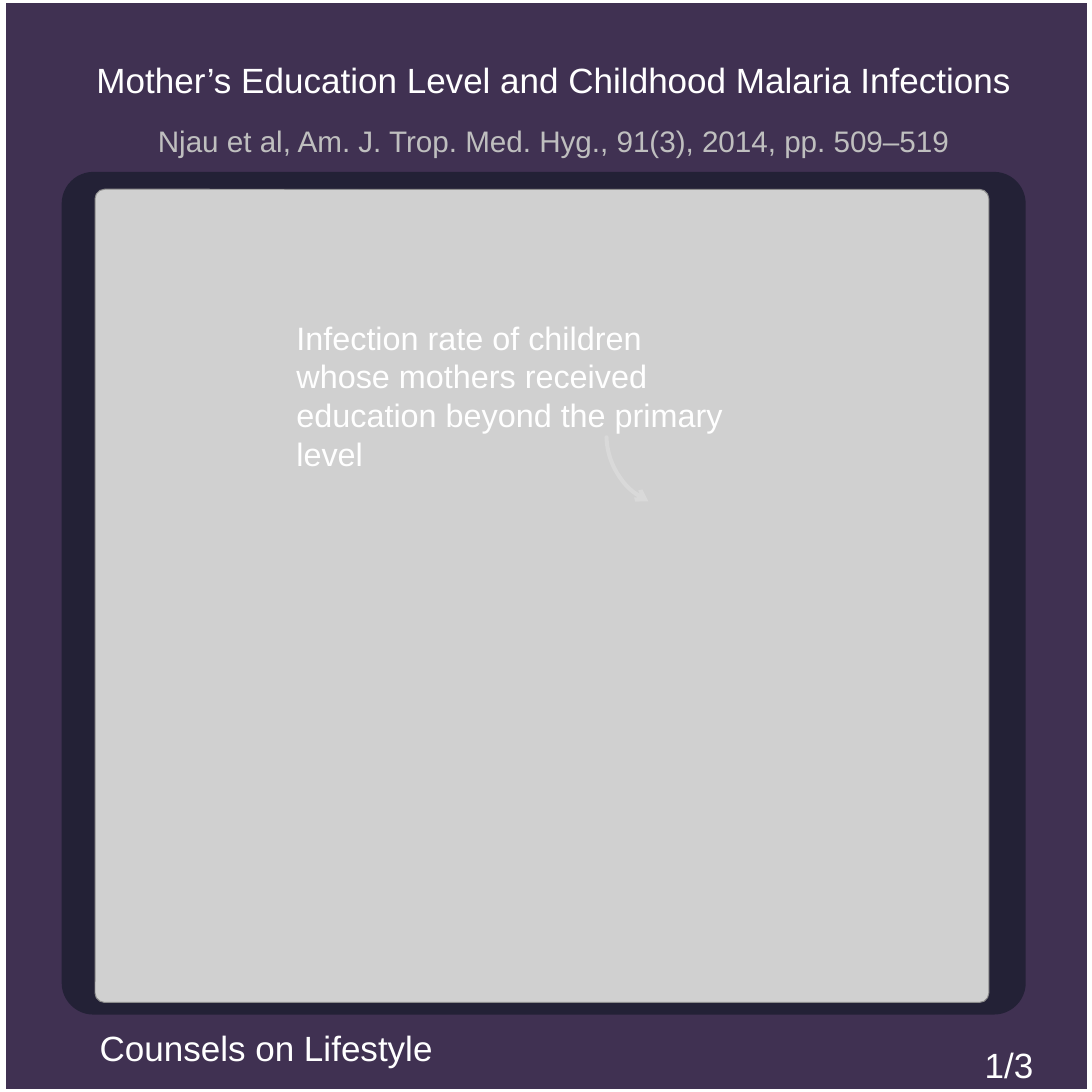
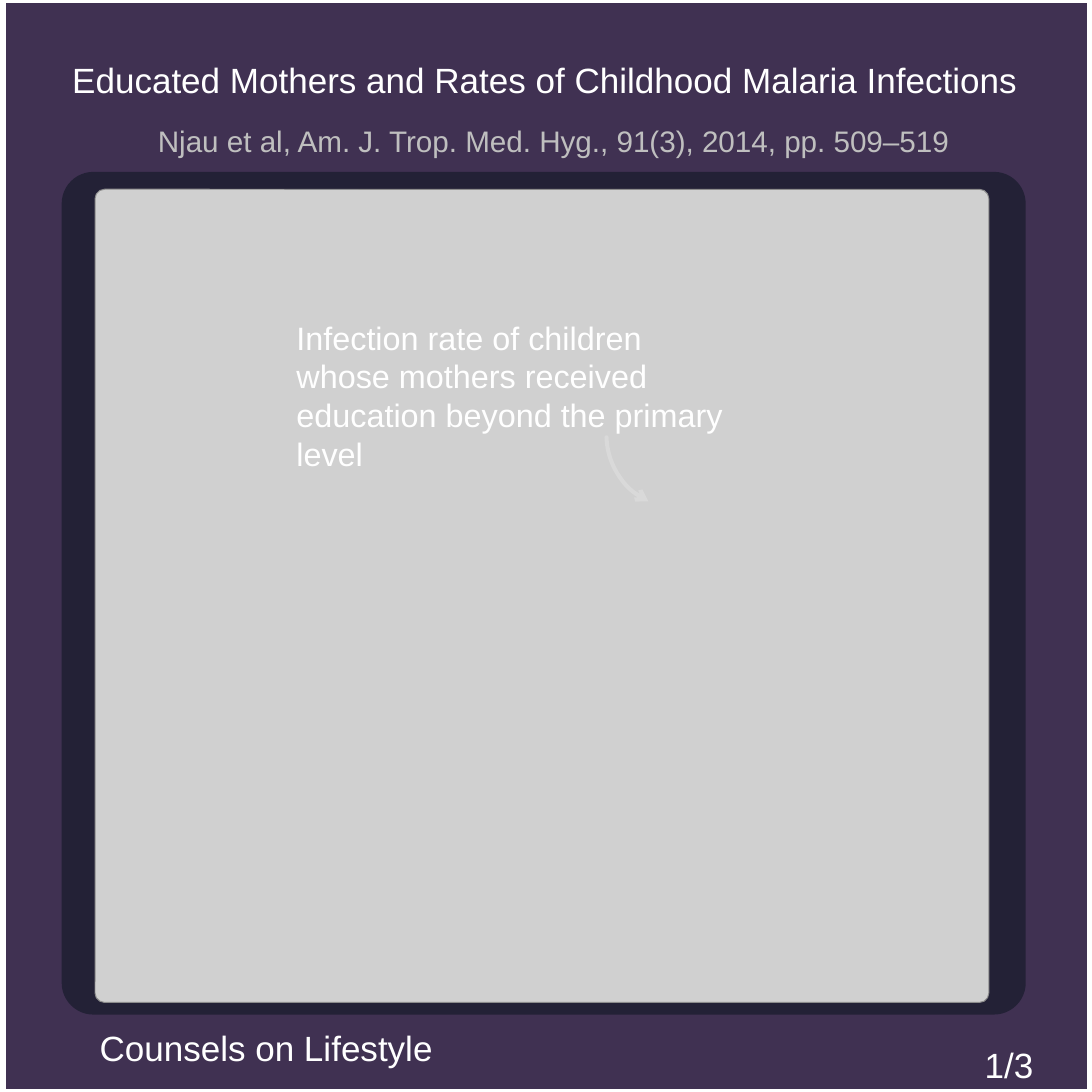
Before and after one commit to msimbao/counselsonlifestyle, a slide deck: slide 1 of posts/4/slides.pptx. Drawn at 1092x1092 pixels with LibreOffice and Linux fonts; fonts in the diff are those of the drawing; grey boxes stand for pictures. Boxes give left, top, right and bottom in pixels: in the first picture for what was removed or moved away, otherwise in the second. Text is boxed around its words. In the diff, an @@ line names an element or a change of style, - is before the commit and + after.

```diff
--- a/posts/4/slides.pptx
+++ b/posts/4/slides.pptx
@@ text at (x1=72, y1=67, x2=1017, y2=94): text changed @@
-Mother’s Education Level and Childhood Malaria Infections
+Educated Mothers and Rates of Childhood Malaria Infections
```
Also in this commit, not shown: 2 other slides changed, 27 other files.
